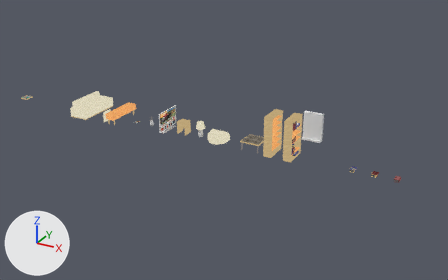
Renders of the Blender file data_source/models/interior.blend from each side of a commit.
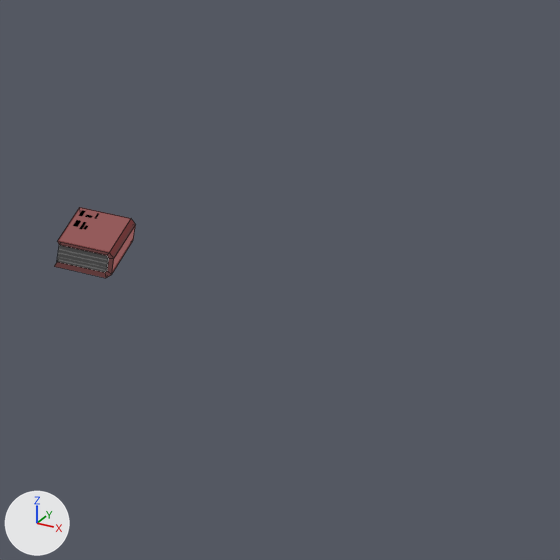
The first picture shows the older version from a 50 mm lens placed at (27.0, -24.9, 12.5), pointed at (13.2, 0.3, -0.1). The close-ups show the older and then the newer version on the part from 87% to 99% of the width and 56% to 75% of the height of that picture. Only the edits that show in the close-ups are written down. The lights are fixed; the arrows at lower left show +X, +Y and +Z. The close-ups show mesh edges as thin lines.

The first close-up shows 'book_3'.
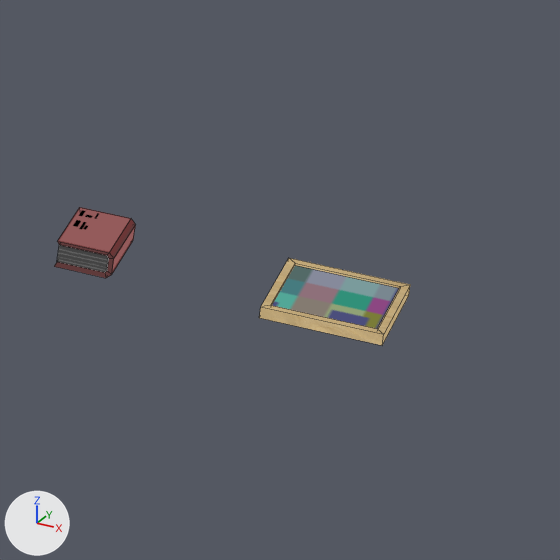
Where the change shows, as pixel boxes (x1, y1, x2, y2) in the close-ups (560 x 560 px):
'frame', moved (not visible before)
    after: (259, 258, 410, 345)

The change, as a diff of the scene's bpy script:
```diff
--- a/data_source/models/interior.blend.py
+++ b/data_source/models/interior.blend.py
@@ ob_frame @@
 ob_frame = bpy.data.objects.new('frame', me_cube_013)
-ob_frame.location = (0.0, 0.0, 0.0)
+ob_frame.location = (23.0, 0.0, 0.0)
```
